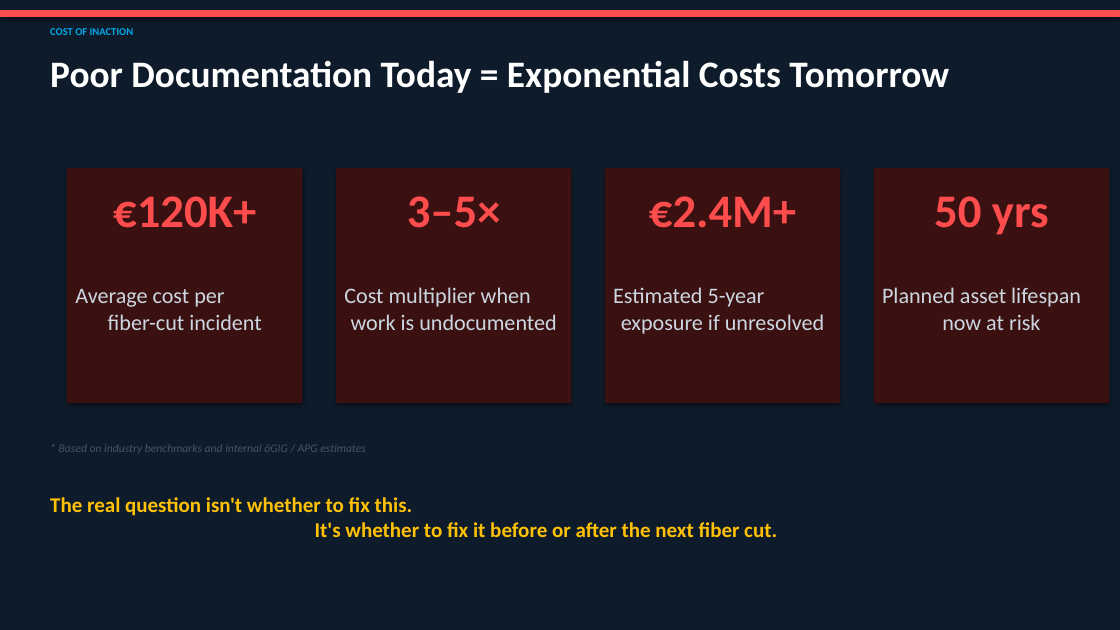
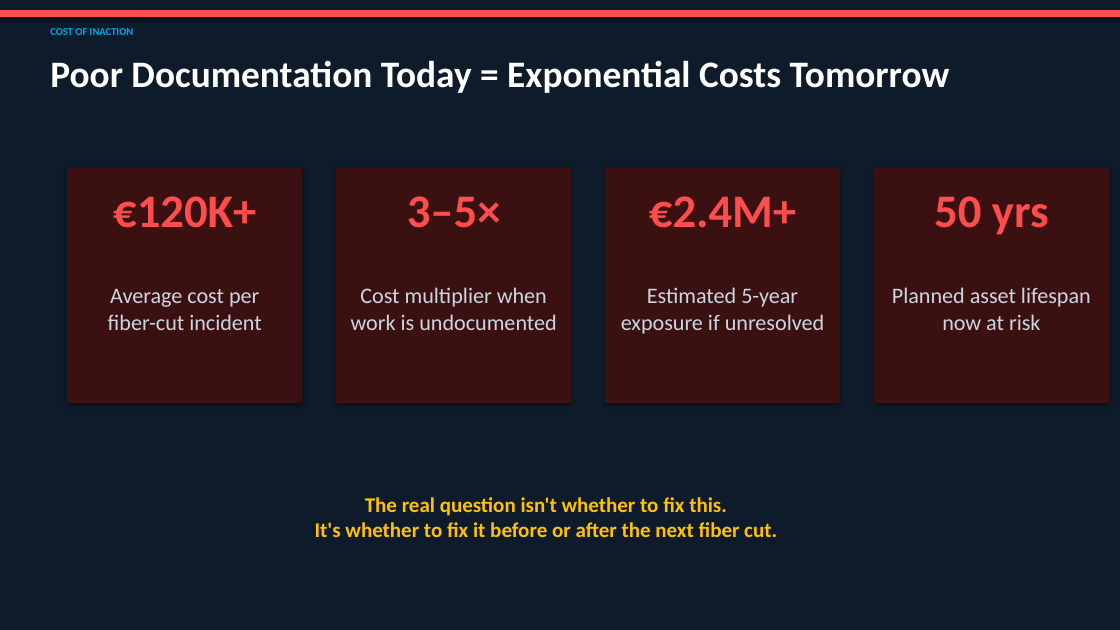
Before and after one commit to PathanAhmad/sightline-vienna-up-2026, a slide deck: slide 3 of APG_TrenchVerify_Pitch.pptx. Drawn at 1120x630 pixels with LibreOffice and Linux fonts; fonts in the diff are those of the drawing. Boxes give left, top, right and bottom in pixels: in the first picture for what was removed or moved away, otherwise in the second. Text is boxed around its words. In the diff, an @@ line names an element or a change of style, - is before the commit and + after.

```diff
--- a/APG_TrenchVerify_Pitch.pptx
+++ b/APG_TrenchVerify_Pitch.pptx
@@ text removed at box(59, 444, 365, 454) @@
-* Based on industry benchmarks and internal öGIG / APG estimates
@@ 5 texts: place and size @@
-5 texts at box(50, 287, 1081, 537)
+5 texts at box(108, 287, 1091, 537)
```
Also in this commit, not shown: 3 other slides changed, 6 slides added, 1 slide removed.
